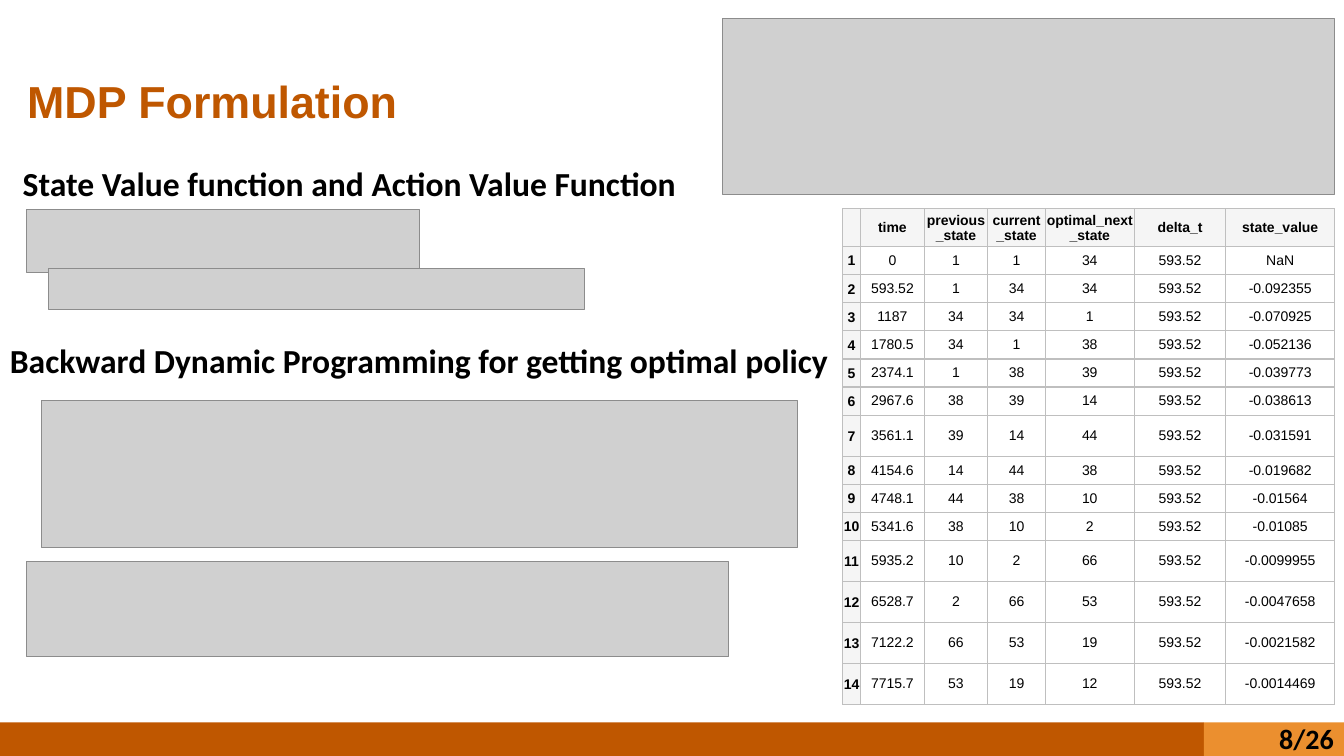
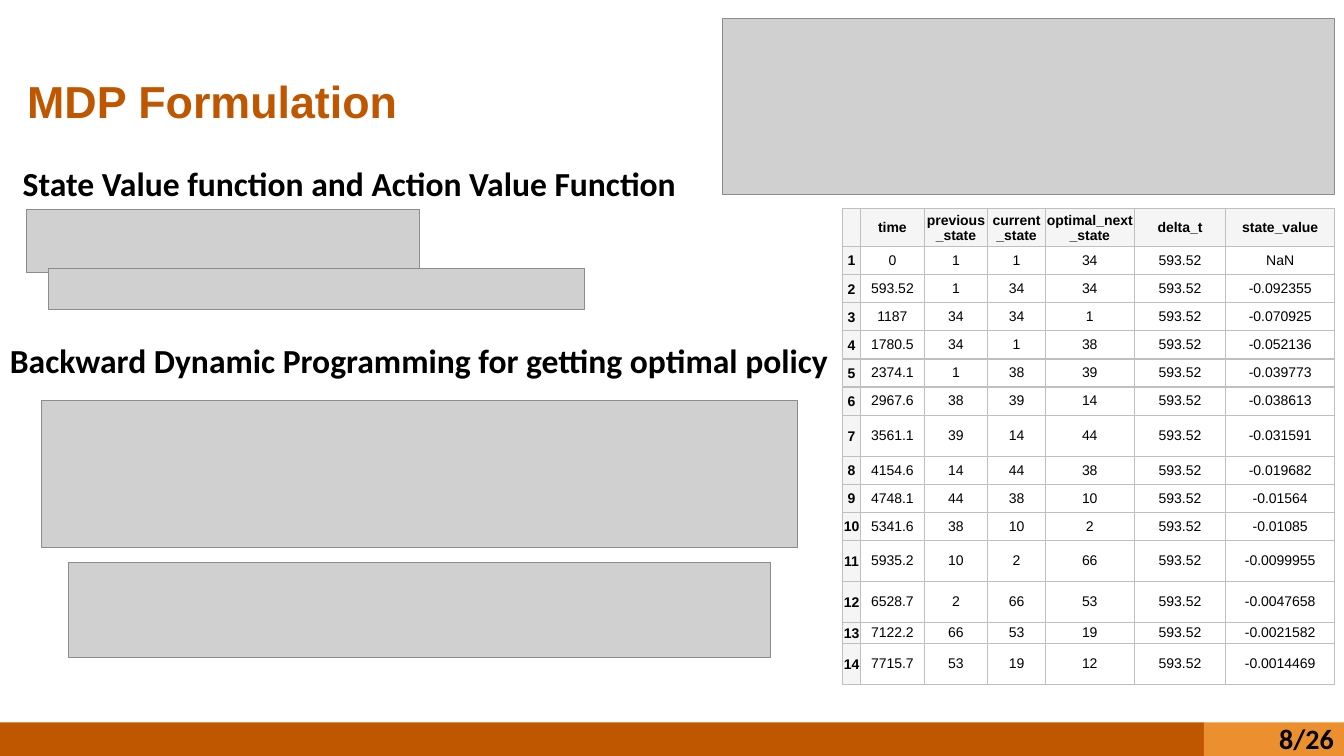
Before and after one commit to redstone98/Redstone_DP_RPOD, a slide deck: slide 8 of HSKIM RL PPT.pptx. Drawn at 1344x756 pixels with LibreOffice and Linux fonts; fonts in the diff are those of the drawing; grey boxes stand for pictures; background and template pictures are left out. Boxes give left, top, right and bottom in pixels: in the first picture for what was removed or moved away, otherwise in the second. Text is boxed around its words. In the diff, an @@ line names an element or a change of style, - is before the commit and + after.

```diff
--- a/HSKIM RL PPT.pptx
+++ b/HSKIM RL PPT.pptx
@@ table resized from (x1=843, y1=209, x2=1335, y2=705) to (x1=843, y1=209, x2=1335, y2=685) @@
@@ picture moved from (x1=26, y1=562, x2=729, y2=656) to (x1=69, y1=563, x2=771, y2=657) @@
```
Also in this commit, not shown: 2 other files.
